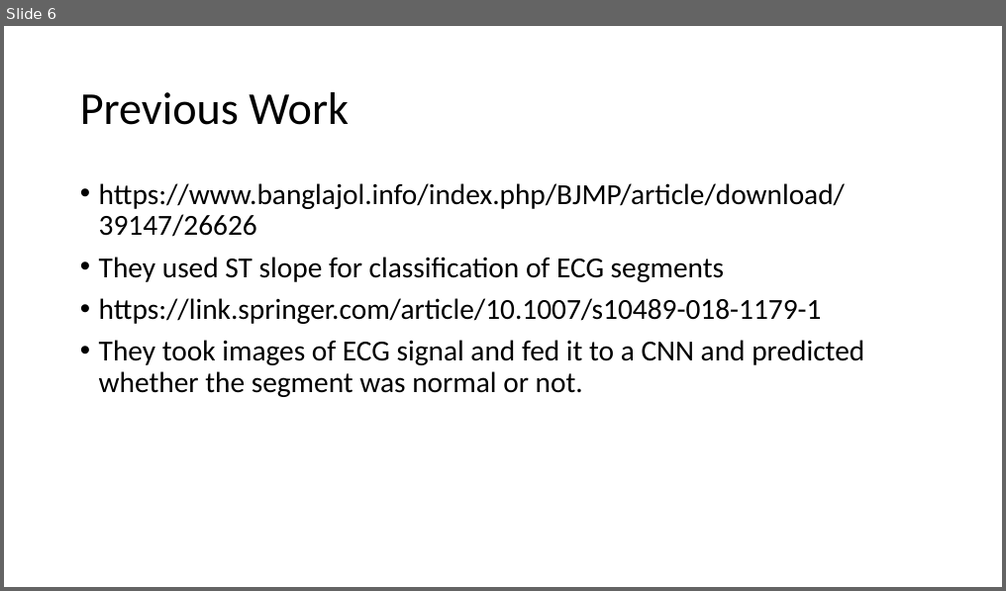
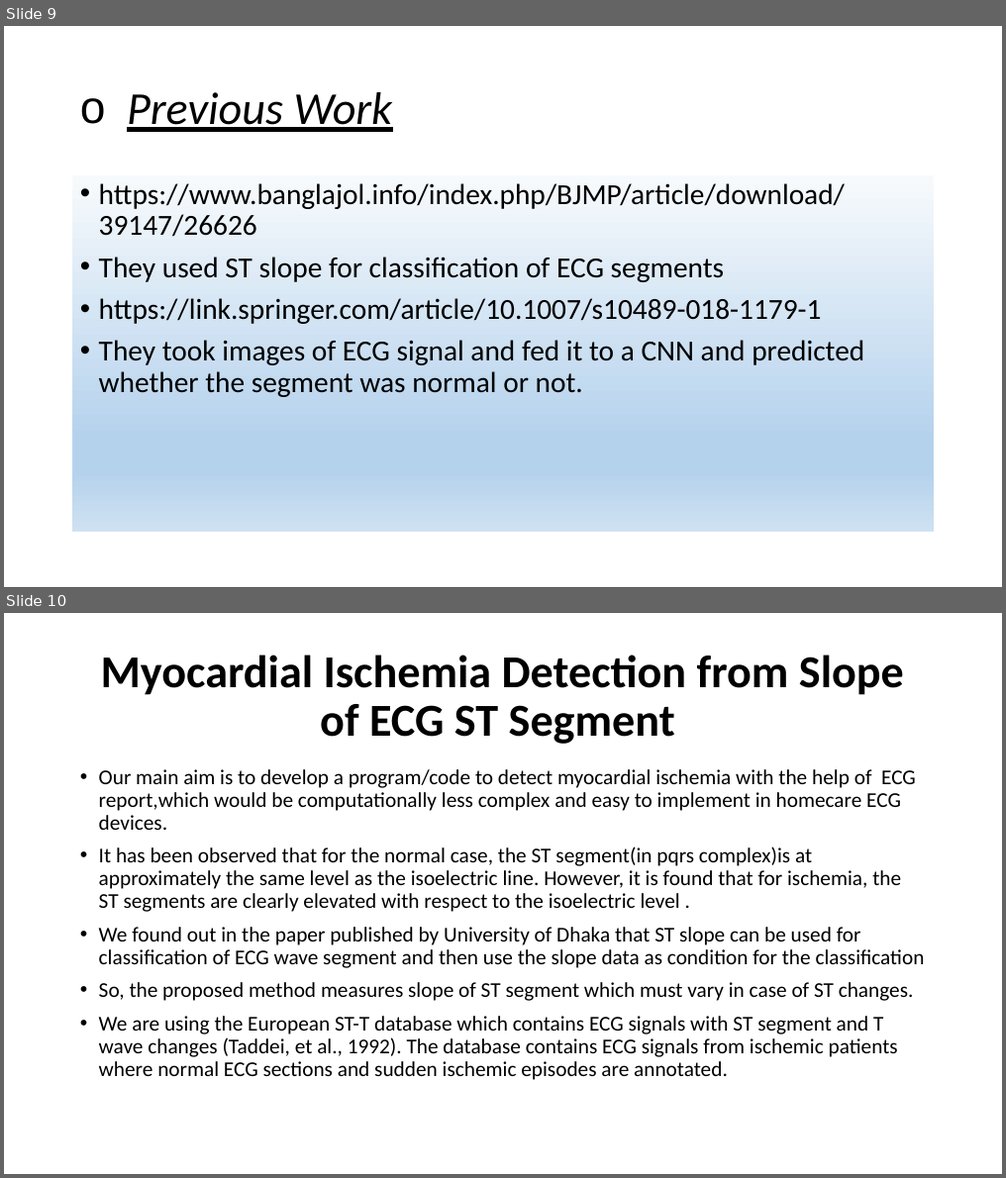
Before and after one commit to SubrataSarkar32/myocardial-ischaemia-detect, a slide deck: 8thsem_ECG signal for mycardial ischaemia and build solution to classify ECG.pptx. Shown one above the other, each under a label of ours: slide 6 before the commit, slides 9 and 10 after it. The pictures are 1006x591 and 1006x1178 pixels, drawn with LibreOffice and Linux fonts; fonts in the diff are those of the drawing. Boxes give left, top, right and bottom in pixels: in the first picture for what was removed or moved away, otherwise in the second. Text is boxed around its words. In the diff, an @@ line names an element or a change of style, - is before the commit and + after.

```diff
--- a/8thsem_ECG signal for mycardial ischaemia and build solution to classify ECG.pptx
+++ b/8thsem_ECG signal for mycardial ischaemia and build solution to classify ECG.pptx
@@ slide 10 added at (4,613,1002,1174), background #FFFFFF @@
@@ title added at (101,655,904,744), 44 pt, text #000000, bold @@
+Myocardial Ischemia Detection from Slope of ECG ST Segment
@@ text added at (99,769,925,1080), 20.3 pt, text #000000 @@
+• Our main aim is to develop a program/code to detect myocardial ischemia with the help of ECG report,which would be computationally less complex and easy to implement in homecare ECG devices.
+• It has been observed that for the normal case, the ST segment(in pqrs complex)is at approximately the same level as the isoelectric line. However, it is found that for ischemia, the ST segments are clearly elevated with respect to the isoelectric level .
+• We found out in the paper published by University of Dhaka that ST slope can be used for classification of ECG wave segment and then use the slope data as condition for the classification
+• So, the proposed method measures slope of ST segment which must vary in case of ST changes.
+• We are using the European ST-T database which contains ECG signals with ST segment and T wave changes (Taddei, et al., 1992). The database contains ECG signals from ischemic patients where normal ECG sections and sudden ischemic episodes are annotated.
@@ what was slide 6 is now slide 9 @@
@@ slide 9 changed as well @@
@@ title "Previous Work" at (127,92,393,132): italic on, underline on; bullet none to o @@
@@ text "https://www.banglajol.info/index.php/BJMP/article/download/3 ...": place and size @@
-text "https://www.banglajol.info/index.php/BJMP/article/download/3 ..." at (99,183,864,397)
+text "https://www.banglajol.info/index.php/BJMP/article/download/3 ..." at (73,175,934,532)
@@ text "https://www.banglajol.info/index.php/BJMP/article/download/3 ..." at (73,175,934,532): fill none to gradient #F7FAFD to #B5D2EC to #CEE1F2 @@
```
Also in this commit, not shown: 10 other slides changed, 14 other slides added, 5 other files.
